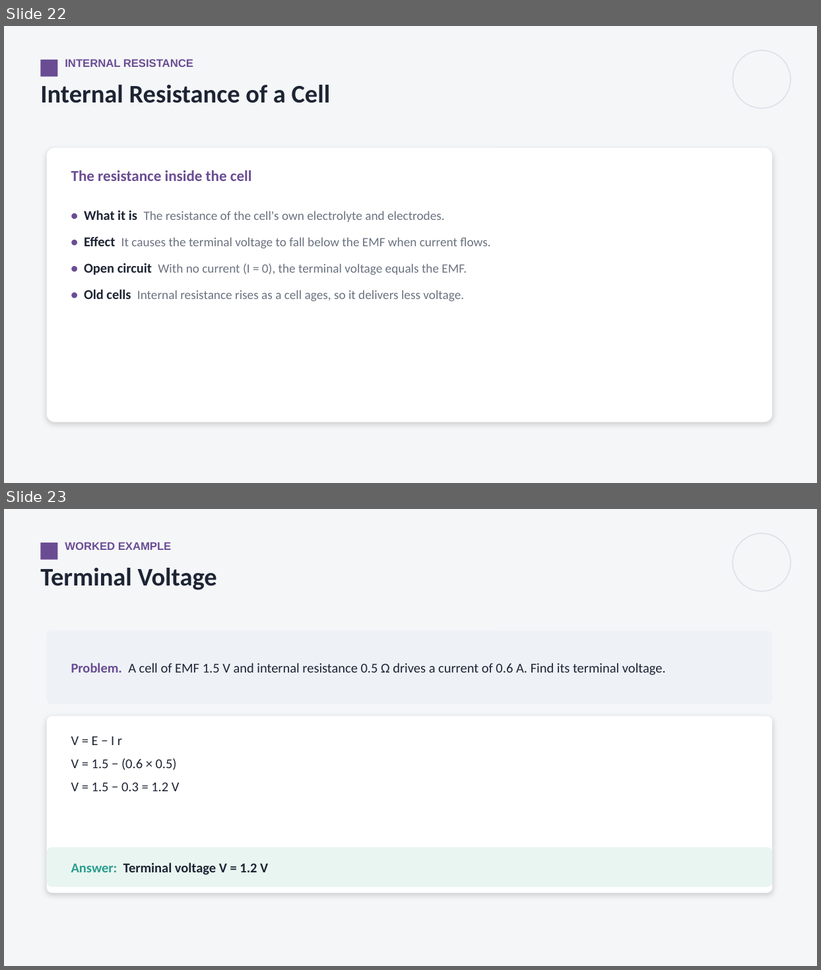
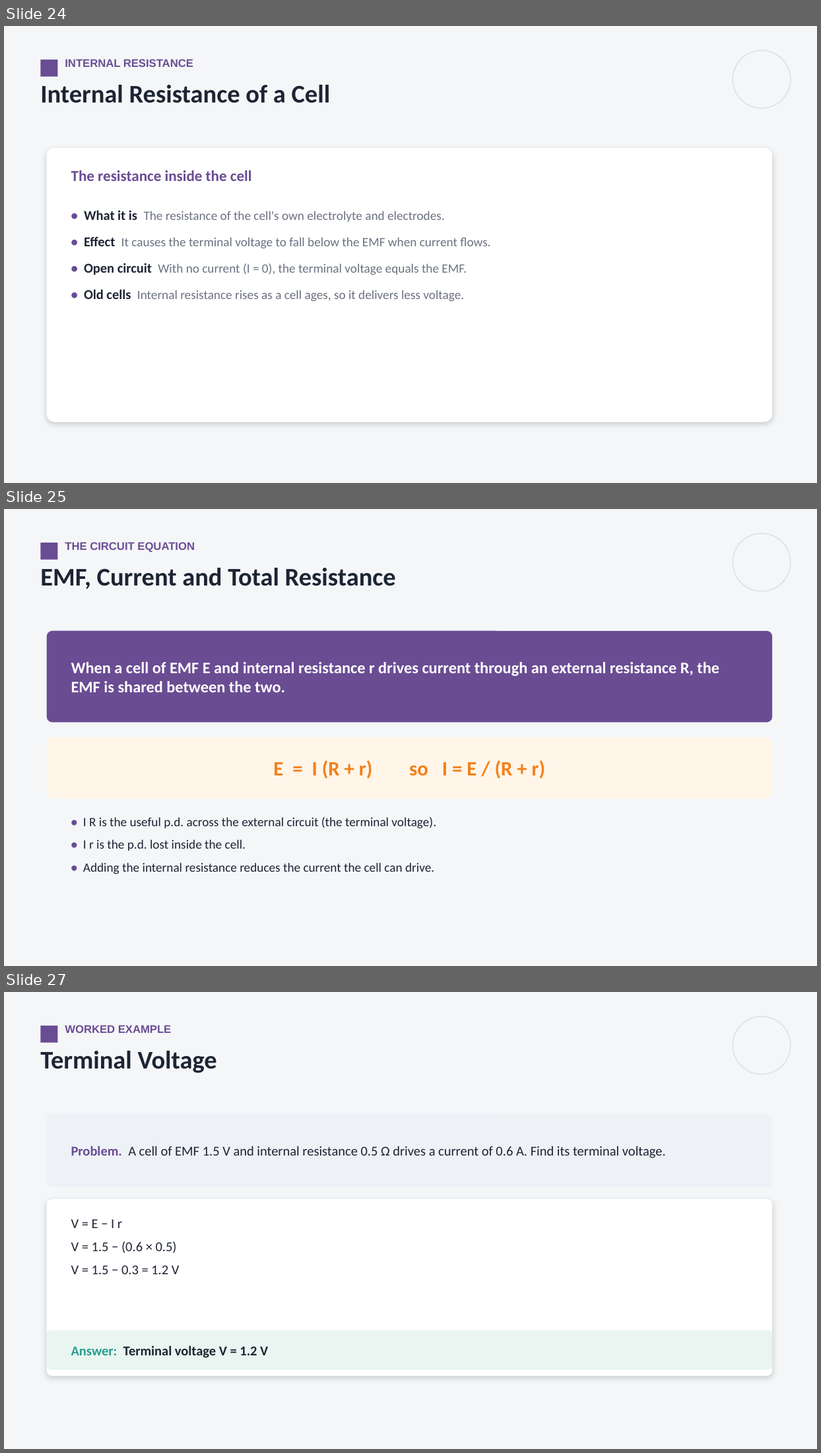
Before and after one commit to parmeshwars2911/MyFirstAR, a slide deck: ppt/Grade10/G10_S76_Current_Electricity_2.pptx. Shown one above the other, each under a label of ours: slides 22 and 23 before the commit, slides 24, 25 and 27 after it; the slides between them are not shown. The pictures are 821x970 and 821x1453 pixels, drawn with LibreOffice and Linux fonts; fonts in the diff are those of the drawing. Boxes give left, top, right and bottom in pixels: in the first picture for what was removed or moved away, otherwise in the second. Text is boxed around its words. In the diff, an @@ line names an element or a change of style, - is before the commit and + after.

```diff
--- a/ppt/Grade10/G10_S76_Current_Electricity_2.pptx
+++ b/ppt/Grade10/G10_S76_Current_Electricity_2.pptx
@@ slide 25 added at (x1=4, y1=509, x2=817, y2=966), background #F4F6F8 @@
@@ rectangle added at (x1=40, y1=543, x2=57, y2=560), fill #6A4C93 @@
@@ text added at (x1=65, y1=542, x2=195, y2=553), 13 pt, text #6A4C93, bold @@
+THE CIRCUIT EQUATION
@@ ellipse added at (x1=733, y1=533, x2=791, y2=591), outline #DDE2E8 1.25 pt @@
@@ text added at (x1=40, y1=568, x2=396, y2=589), 30 pt, text #1D2433, bold @@
+EMF, Current and Total Resistance
@@ rounded rectangle added at (x1=47, y1=631, x2=773, y2=722), fill #6A4C93 @@
@@ text added at (x1=71, y1=662, x2=719, y2=692), 19 pt, text #FFFFFF, bold @@
+When a cell of EMF E and internal resistance r drives current through an external resistance R, the EMF is shared between the two.
@@ rounded rectangle added at (x1=47, y1=738, x2=773, y2=799), fill #FFF6E9 @@
@@ text added at (x1=273, y1=760, x2=546, y2=779), 24 pt, text #F4801A, bold @@
+E = I (R + r) so I = E / (R + r)
@@ text added at (x1=83, y1=817, x2=436, y2=875), 15 pt, text #1D2433 @@
+• I R is the useful p.d. across the external circuit (the terminal voltage).
+• I r is the p.d. lost inside the cell.
+• Adding the internal resistance reduces the current the cell can drive.
@@ what was slide 22 is now slide 24 @@
@@ what was slide 23 is now slide 27 @@
```
Also in this commit, not shown: 1 slide changed, 3 other slides added, 3 other files.
